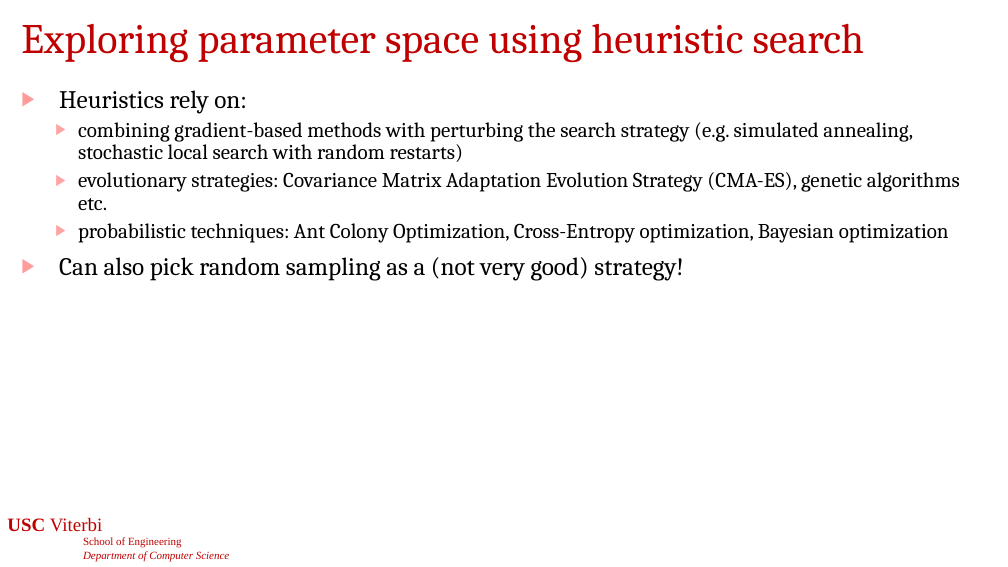
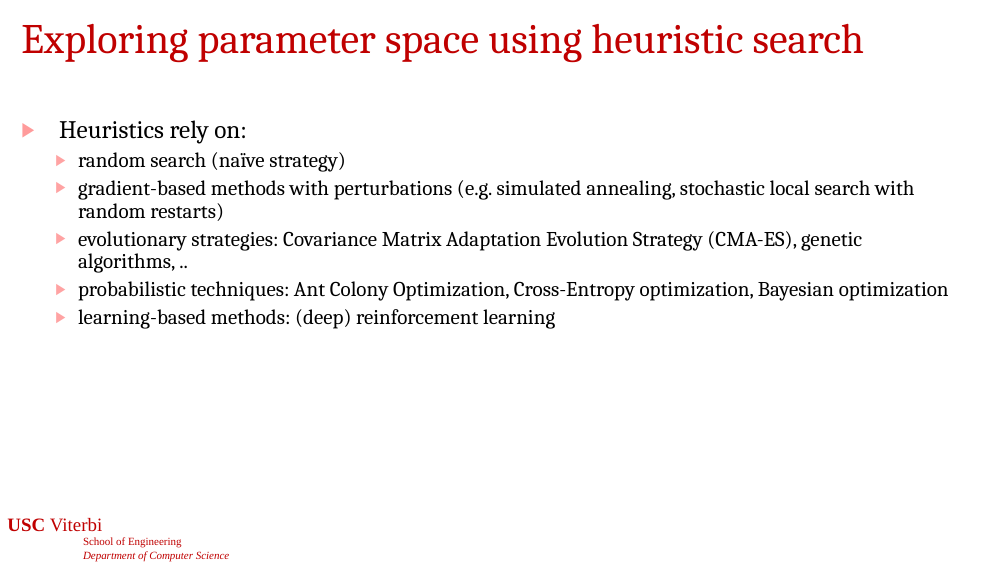
Before and after one commit to jdeshmukh/jdeshmukh.github.io, a slide deck: slide 42 of teaching/cs513-autocps-fall-2026/slides/7-STL.pptx (slide 44 before the commit). Drawn at 1008x567 pixels with LibreOffice and Linux fonts; fonts in the diff are those of the drawing; background and template pictures are left out. Boxes give left, top, right and bottom in pixels: in the first picture for what was removed or moved away, otherwise in the second. Text is boxed around its words. In the diff, an @@ line names an element or a change of style, - is before the commit and + after.

```diff
--- a/teaching/cs513-autocps-fall-2026/slides/7-STL.pptx
+++ b/teaching/cs513-autocps-fall-2026/slides/7-STL.pptx
@@ text "Heuristics rely on:": place and size @@
-text "Heuristics rely on:" at [59, 90, 960, 281]
+text "Heuristics rely on:" at [59, 120, 949, 329]
@@ text at [78, 152, 914, 273]: text changed @@
-  ▶ combining gradient-based methods with perturbing the search strategy (e.g. simulated annealing, stochastic local search with random restarts)
-  ▶ evolutionary strategies: Covariance Matrix Adaptation Evolution Strategy (CMA-ES), genetic algorithms etc.
+  ▶ random search (naïve strategy)
+  ▶ gradient-based methods with perturbations (e.g. simulated annealing, stochastic local search with random restarts)
+  ▶ evolutionary strategies: Covariance Matrix Adaptation Evolution Strategy (CMA-ES), genetic algorithms, ..
@@ text at [78, 309, 555, 329]: text changed; size 24 to 20 pt @@
-▶ Can also pick random sampling as a (not very good) strategy!
+  ▶ learning-based methods: (deep) reinforcement learning
```
Also in this commit, not shown: 17 other slides changed, 1 slide added, 3 slides removed, 8 other files.
